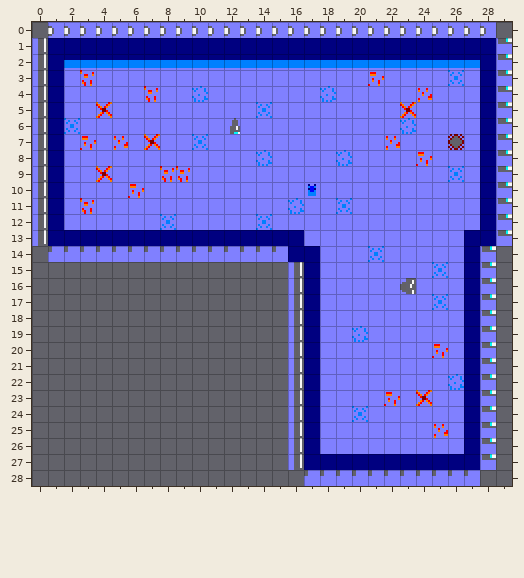
A Tiled map gets an edit: splatun/assets/World1/Level9/Level9.tmx. Above, as it was before the edit.
Cells are 8x8 px. Shown: x 0..29, y 0..28.
After:
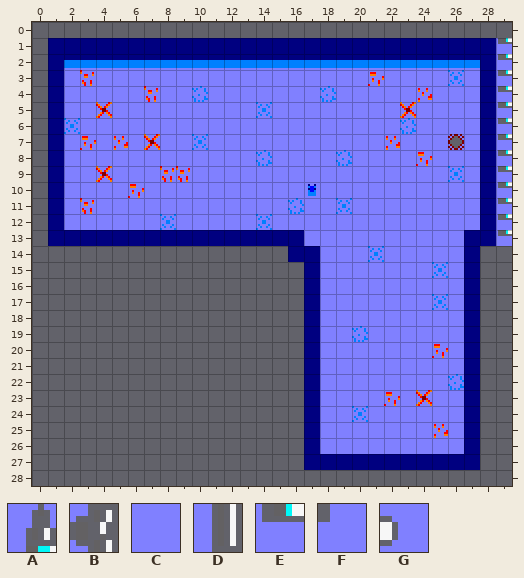
Key: from "Tileset": A 13, B 15, C 16, D 25, E 26, F 27, G 28.
_ is an empty cell.
Diff:
Layer "Tile Layer 1":
y 0: x 1..28 GGGGGGGGGGGGGGGGGGGGGGGGGGGG -> ____________________________
y 1..5: x 0 D -> _
y 6: x 0 D -> _; x 12 A -> C
y 7..13: x 0 D -> _
y 14: x 1..15 FFFFFFFFFFFFFFF -> _______________; x 28 E -> _
y 15: x 16 D -> _; x 28 E -> _
y 16: x 16 D -> _; x 23 B -> C; x 28 E -> _
y 17..27: x 16 D -> _; x 28 E -> _
y 28: x 17..27 FFFFFFFFFFF -> ___________
